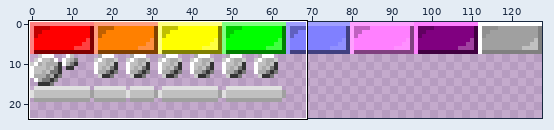
Edited in one commit: sprite sheet (assets/game-sprites.png). The picture above shows the old version from afar; the outline marks the close-up.
Close-up. The starting point:
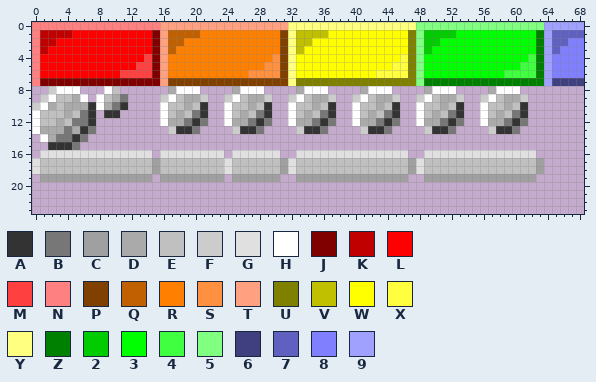
The file is 128x64 pixels. Shown: x 0..68, y 0..23. The wide view leaves out empty margins.
Palette (. is transparent): A #333333  B #777777  C #a0a0a0  D #aaaaaa  E #c0c0c0  F #cccccc  G #e0e0e0  H #ffffff  J #800000  K #c00000  L #ff0000  M #ff4040  N #ff8080  P #804000  Q #c06000  R #ff8000  S #ff9040  T #ffa080  U #808000  V #c0c000  W #ffff00  X #ffff40  Y #ffff80  Z #008000  2 #00cc00  3 #00ff00  4 #40ff40  5 #80ff80  6 #404080  7 #6060c0  8 #8080ff  9 #a0a0ff
Pixels before, first column x 0:
 0 NNNNNNNNNNNNNNNNTTTTTTTTTTTTTTTTYYYYYYYYYYYYYYYY555555555555555599999
 1 NKKKKLLLLLLLLLLJTQQQQRRRRRRRRRRPYVVVVWWWWWWWWWWU522223333333333Z97777
 2 NKKLLLLLLLLLLLLJTQQRRRRRRRRRRRRPYVVWWWWWWWWWWWWU522333333333333Z97788
 3 NKLLLLLLLLLLLLLJTQRRRRRRRRRRRRRPYVWWWWWWWWWWWWWU523333333333333Z97888
 4 NLLLLLLLLLLLLLMJTRRRRRRRRRRRRRSPYWWWWWWWWWWWWWXU533333333333334Z98888
 5 NLLLLLLLLLLLLMMJTRRRRRRRRRRRRSSPYWWWWWWWWWWWWXXU533333333333344Z98888
 6 NLLLLLLLLLLMMMMJTRRRRRRRRRRSSSSPYWWWWWWWWWWXXXXU533333333334444Z98888
 7 NJJJJJJJJJJJJJJJTPPPPPPPPPPPPPPPYUUUUUUUUUUUUUUU5ZZZZZZZZZZZZZZZ96666
 8 ..FHHH...HE......DHHH....DHHH....DHHH....DHHH....DHHH....DHHH........
 9 .FHEEDH.HEDB....FHEDDF..FHEDDF..FHEDDF..FHEDDF..FHEDDF..FHEDDF.......
10 FHDEDDDAHDBA....HEEDEA..HEEDEA..HEEDEA..HEEDEA..HEEDEA..HEEDEA.......
11 HEEEDEBA.AA.....HEDEBA..HEDEBA..HEDEBA..HEDEBA..HEDEBA..HEDEBA.......
12 HEEDEBBA........HDDBAB..HDDBAB..HDDBAB..HDDBAB..HDDBAB..HDDBAB.......
13 HDDDBDAB.........FAAB....FAAB....FAAB....FAAB....FAAB....FAAB........
14 .HDBBAB..............................................................
15 ..AAAB...............................................................
16 .GGGGGGGGGGGGGG.GGGGGGGG.GGGGGG..GGGGGGGGGGGGGG..GGGGGGGGGGGGGG......
17 GEEEEEEEEEEEEEECEEEEEEEEGEEEEEECGEEEEEEEEEEEEEECGEEEEEEEEEEEEEEC.....
18 GEEEEEEEEEEEEEECEEEEEEEEGEEEEEECGEEEEEEEEEEEEEECGEEEEEEEEEEEEEEC.....
19 .CCCCCCCCCCCCCC.CCCCCCCC.CCCCCC..CCCCCCCCCCCCCC..CCCCCCCCCCCCCC......
Once edited:
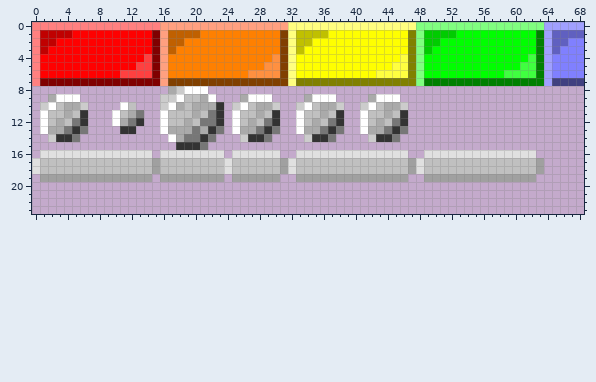
Edits made:
y 8: x 2..5 FHHH -> ....; x 9..10 HE -> ..; x 18 H -> F; x 21 . -> H; x 25..28 DHHH -> ....; x 33..36 DHHH -> ....; x 41..44 DHHH -> ....; x 49..52 DHHH -> ....; x 57..60 DHHH -> ....
y 9: x 1..6 FHEEDH -> .DHHH.; x 8..11 HEDB -> ....; x 17..22 HEDDF. -> FHEEDH; x 24..29 FHEDDF -> ..DHHH; x 32..37 FHEDDF -> ..DHHH; x 40..45 FHEDDF -> ..DHHH; x 48..53 FHEDDF -> ......; x 56..61 FHEDDF -> ......
y 10: x 0..2 FHD -> .FH; x 6..12 DAHDBA. -> F....HE; x 16..30 HEEDEA..HEEDEA. -> FHDEDDDA.FHEDDF; x 32..38 HEEDEA. -> .FHEDDF; x 40..46 HEEDEA. -> .FHEDDF; x 48..53 HEEDEA -> ......; x 56..61 HEEDEA -> ......
y 11: x 0..1 HE -> .H; x 6..7 BA -> A.; x 9..13 AA... -> .HEDB; x 18 D -> E; x 20..26 BA..HED -> DEBA.HE; x 28..30 BA. -> DEA; x 32..34 HED -> .HE; x 36..38 BA. -> DEA; x 40..42 HED -> .HE; x 44..46 BA. -> DEA; x 48..53 HEDEBA -> ......; x 56..61 HEDEBA -> ......
y 12: x 0..1 HE -> .H; x 6..7 BA -> A.; x 10..13 .... -> HDBA; x 17..20 DDBA -> EEDE; x 22..28 ..HDDBA -> BA.HEDE; x 30 . -> A; x 32..36 HDDBA -> .HEDE; x 38 . -> A; x 40..44 HDDBA -> .HEDE; x 46 . -> A; x 48..53 HDDBAB -> ......; x 56..61 HDDBAB -> ......
y 13: x 0..1 HD -> .H; x 5..7 DAB -> AB.; x 11..12 .. -> AA; x 16..19 .FAA -> HDDD; x 21..23 ... -> DAB; x 25..27 FAA -> HDD; x 29..30 .. -> AB; x 33..35 FAA -> HDD; x 37..38 .. -> AB; x 41..43 FAA -> HDD; x 45..46 .. -> AB; x 49..52 FAAB -> ....; x 57..60 FAAB -> ....
y 14: x 1..6 HDBBAB -> .FAAB.; x 17..22 ...... -> HDBBAB; x 26..29 .... -> FAAB; x 34..37 .... -> FAAB; x 42..45 .... -> FAAB
y 15: x 2..5 AAAB -> ....; x 18..21 .... -> AAAB
Where, in picture pixels (left, top, right, bottom), the same in both close-ups:
changed: (32, 86, 528, 150)
